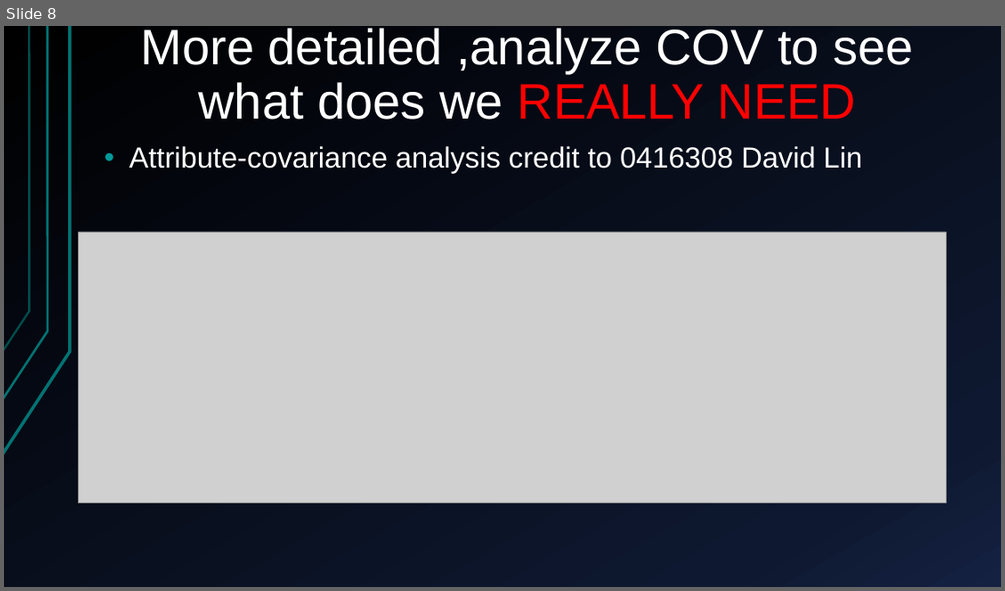
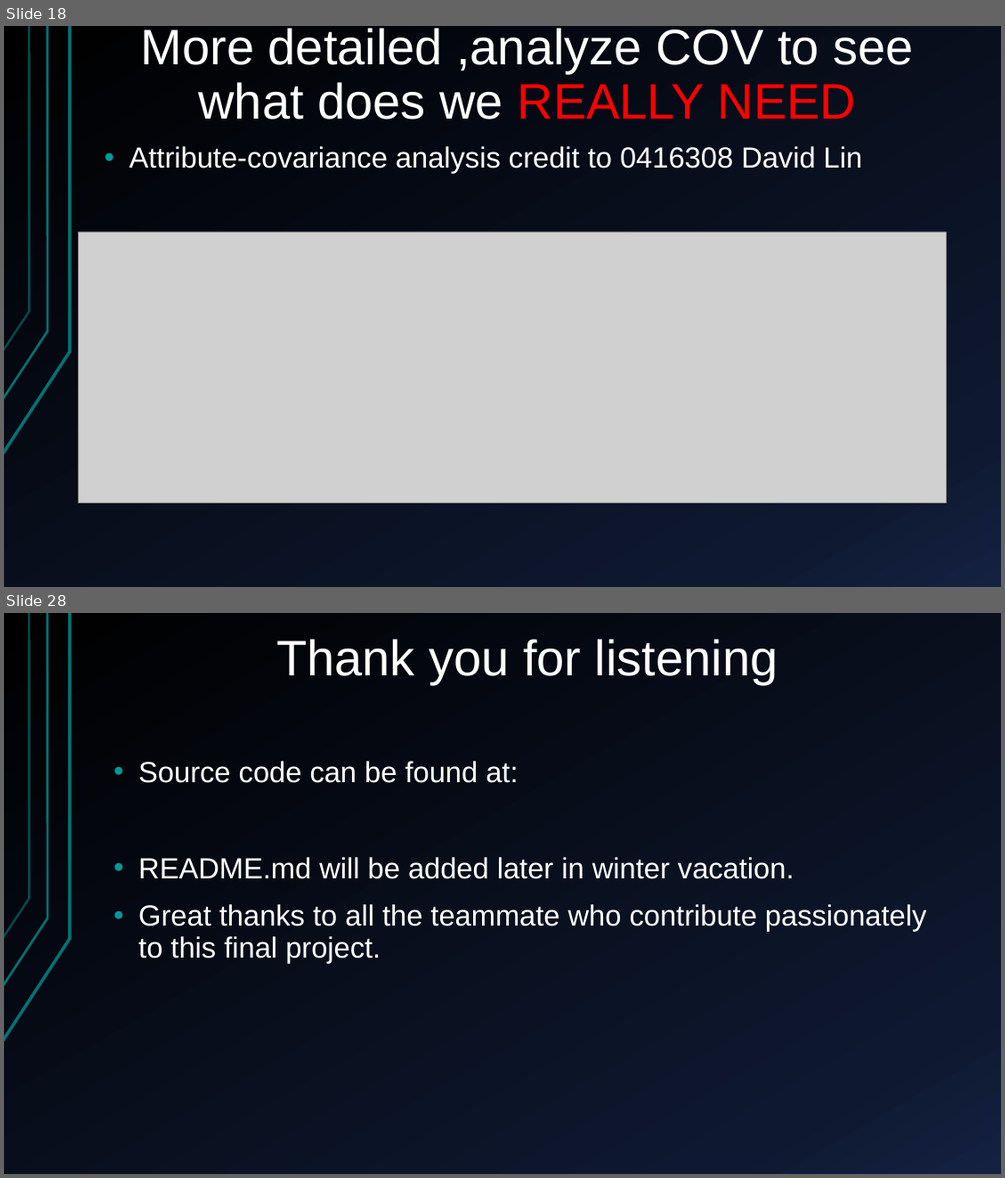
Before and after one commit to Alfons0329/Machine_Learning_Fall_2017, a slide deck: Final_proj/Presentation.pptx. Shown one above the other, each under a label of ours: slide 8 before the commit, slides 18 and 28 after it; the slides between them are not shown. The pictures are 1005x591 and 1005x1178 pixels, drawn with LibreOffice and Linux fonts; fonts in the diff are those of the drawing; grey boxes stand for pictures. Boxes give left, top, right and bottom in pixels: in the first picture for what was removed or moved away, otherwise in the second. Text is boxed around its words. In the diff, an @@ line names an element or a change of style, - is before the commit and + after.

Commit message:
The Final version of report has been done, thank you all :)

```diff
--- a/Final_proj/Presentation.pptx
+++ b/Final_proj/Presentation.pptx
@@ slide 28 added at [4,613,1001,1174], background gradient #000000 to #0F1931 to #142242; not listed: 3 template elements that a slide beside it also shows @@
@@ title added at [276,639,777,684], 48 pt, text #FFFFFF @@
+Thank you for listening
@@ text added at [138,761,926,963], 28 pt, text #FFFFFF @@
+• Source code can be found at:
+• README.md will be added later in winter vacation.
+• Great thanks to all the teammate who contribute passionately to this final project.
@@ what was slide 8 is now slide 18 @@
```
Also in this commit, not shown: 10 slides changed, 15 other slides added, 3 slides removed, 5 other files.
